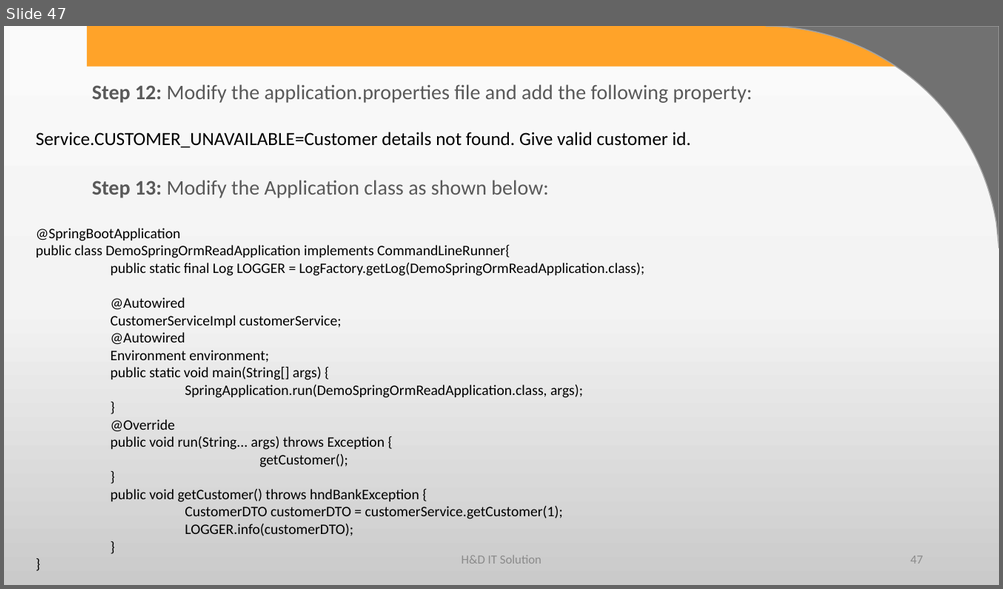
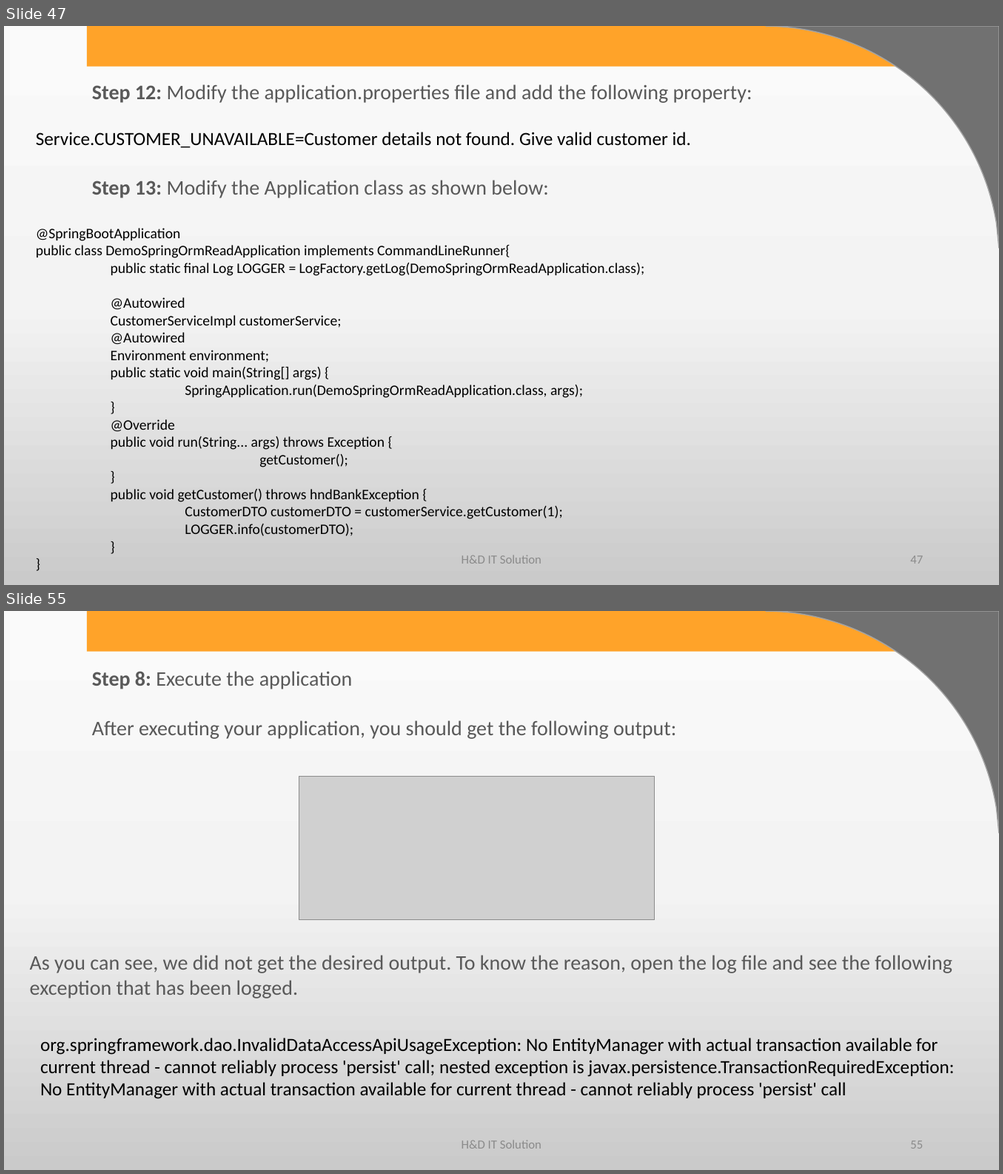
Before and after one commit to harshadasawant/spring_boot1, a slide deck: infinite/src/main/ppt/Persistence Layer using Spring Boot.pptx. Shown one above the other, each under a label of ours: slide 47 before the commit, slides 47 and 55 after it; the slides between them are not shown. The pictures are 1003x589 and 1003x1174 pixels, drawn with LibreOffice and Linux fonts; fonts in the diff are those of the drawing; grey boxes stand for pictures; background and template pictures are left out. Boxes give left, top, right and bottom in pixels: in the first picture for what was removed or moved away, otherwise in the second. Text is boxed around its words. In the diff, an @@ line names an element or a change of style, - is before the commit and + after.

```diff
--- a/infinite/src/main/ppt/Persistence Layer using Spring Boot.pptx
+++ b/infinite/src/main/ppt/Persistence Layer using Spring Boot.pptx
@@ slide 55 added at [4,611,999,1170], background gradient #FBFBFB to #F4F4F4 to #CBCBCB; not listed: 2 template elements that a slide beside it also shows @@
@@ text added at [92,671,676,739], 20 pt, text #595959 @@
+Step 8: Execute the application
+After executing your application, you should get the following output:
@@ picture added at [299,777,654,920] @@
@@ text added at [30,955,952,999], 20 pt, text #595959 @@
+As you can see, we did not get the desired output. To know the reason, open the log file and see the following exception that has been logged.
@@ text added at [40,1038,953,1099], 18 pt, text #000000 @@
+org.springframework.dao.InvalidDataAccessApiUsageException: No EntityManager with actual transaction available for current thread - cannot reliably process 'persist' call; nested exception is javax.persistence.TransactionRequiredException: No EntityManager with actual transaction available for current thread - cannot reliably process 'persist' call
@@ text added at [461,1141,541,1149], 12 pt, text #8C8C8C @@
+H&D IT Solution
@@ page number added at [910,1141,922,1149], 12 pt, text #8C8C8C @@
+55
```
Also in this commit, not shown: 97 other slides added, 6 other files.
